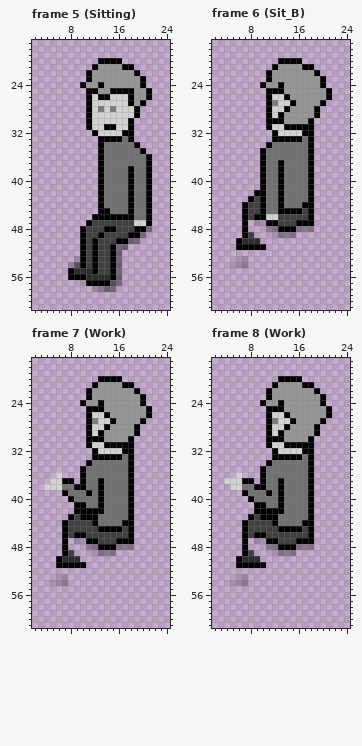
One commit to this pixel-art file: project/raw_assets/source/character/Character_Backface.ase. Above, as it was before the edit.
32x64 pixels, 8 frames. Pixels under 10% opacity are left out. Colours within 5 levels of each other are drawn and written as one. Shown: frame 5 (Sitting): x 2..24, y 17..61; frame 6 (Sit_B): x 2..24, y 17..61; frame 7 (Work): x 2..24, y 17..61; frame 8 (Work): x 2..24, y 17..61. The commit also changed other frames, which this record leaves out.
The result:
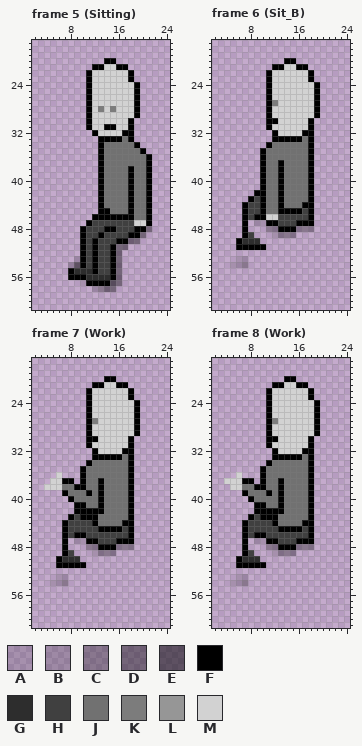
Palette (. is transparent): A #00000027  B #00000031  C #0000004d  D #00000068  E #00000085  F #000000  G #2d2d2d  H #404040  J #717171  K #7c7c7c  L #969696  M #d2d2d2
The edit:
layer "Hair01" now hidden
Frame 5 (Sitting):
y 20: x 13 F -> .; x 16 F -> .
y 21: x 13..16 LLLL -> FMMF; x 18 F -> .
y 22: x 12..19 LLLLLLLF -> MMMMMMF.
y 23: x 12..20 LLLLLLLLF -> MMMMMMF..
y 24: x 10..20 FLLFLLLLLLF -> .FMMMMMMMF.
y 25: x 12..21 FLLFFFFLLF -> MMMMMMMF..
y 26: x 13..14 FF -> MM; x 18..21 FLLF -> MF..
y 27: x 18..20 FLF -> MF.
Frame 6 (Sit_B):
y 20: x 13 F -> .; x 16 F -> .
y 21: x 13..16 LLLL -> FMMF; x 18 F -> .
y 22: x 12..19 LLLLLLLF -> MMMMMMF.
y 23: x 12..20 LLLLLLLLF -> MMMMMMF..
y 24: x 10..20 FLLFLLLLLLF -> .FMMMMMMMF.
y 25: x 12..21 FFLLLLLLLF -> MMMMMMMF..
y 26: x 14..21 FLLLLLLF -> MMMMMF..
y 27: x 15..20 FLLLLF -> MMMMF.
y 28: x 14..18 FLLLL -> MMMMM
y 29: x 13..18 FLLLLL -> MMMMMM
y 30: x 13..17 FLLLL -> MMMMM
y 31: x 14..17 FFFF -> MMMM
Frame 7 (Work): the same change as frame 6 (Sit_B)
Frame 8 (Work): the same change as frame 6 (Sit_B)
Where, in picture pixels (left, top, right, bottom), the same in both pictures:
changed: (80, 58, 152, 106)
changed: (260, 58, 332, 130)
changed: (80, 376, 152, 448)
changed: (260, 376, 332, 448)
